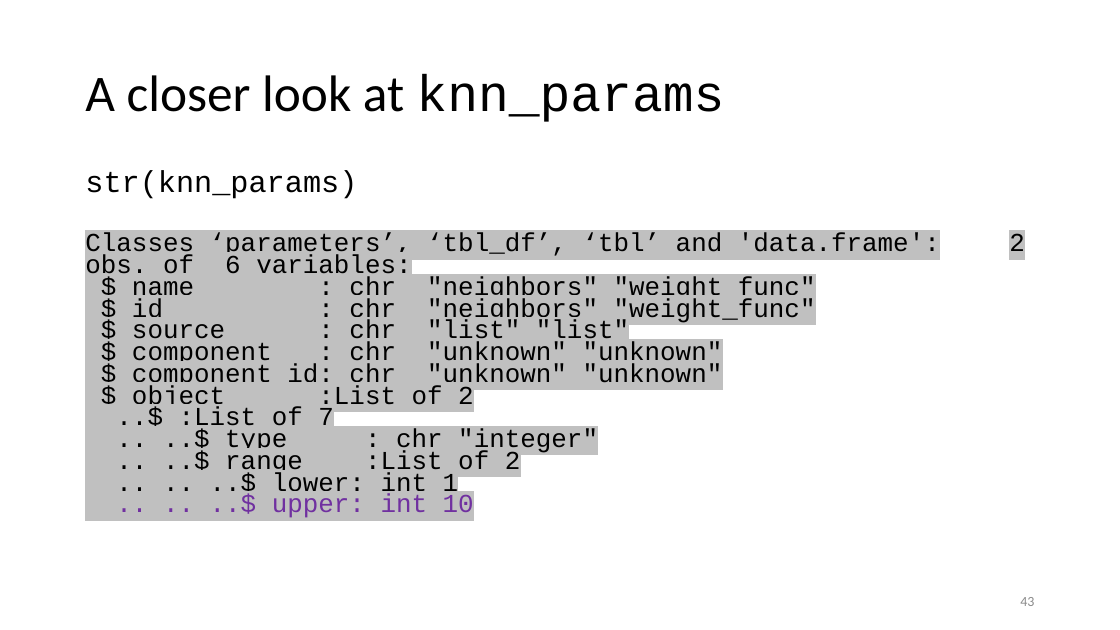
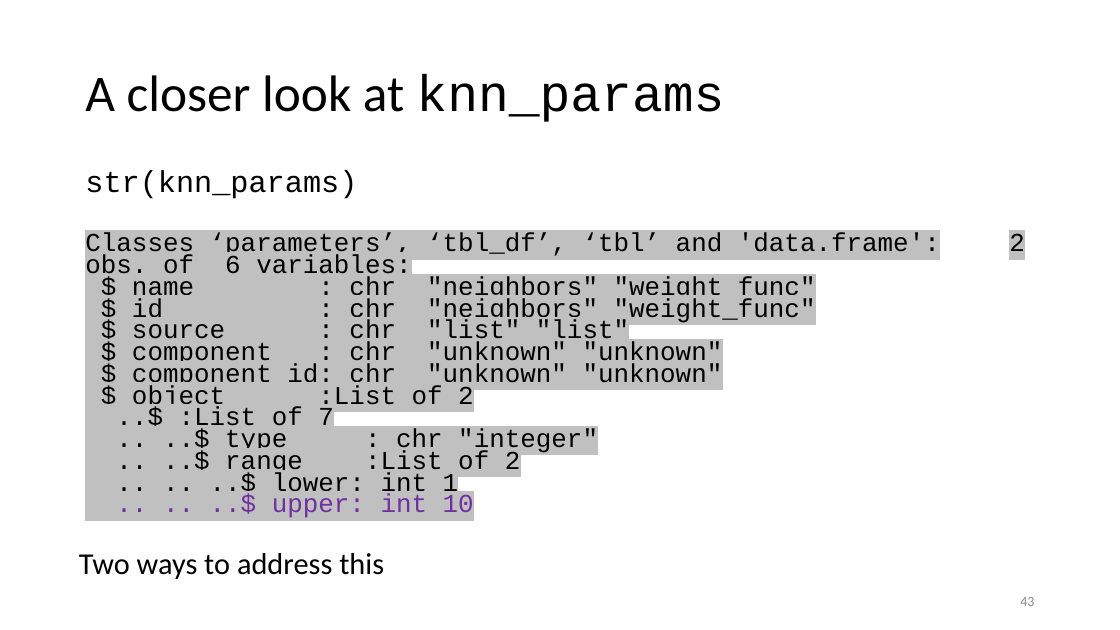
Before and after one commit to karlenaochoa/c4-ml-2020, a slide deck: slide 43 of slides/w6p1-knn/w6p1.pptx. Drawn at 1120x630 pixels with LibreOffice and Linux fonts; fonts in the diff are those of the drawing. Boxes give left, top, right and bottom in pixels: in the first picture for what was removed or moved away, otherwise in the second. Text is boxed around its words. In the diff, an @@ line names an element or a change of style, - is before the commit and + after.

```diff
--- a/slides/w6p1-knn/w6p1.pptx
+++ b/slides/w6p1-knn/w6p1.pptx
@@ text added at (x1=79, y1=553, x2=384, y2=579), 26 pt, text #000000 @@
+Two ways to address this
```
Also in this commit, not shown: 1 other slide changed, 1 slide added, 1 other file.
